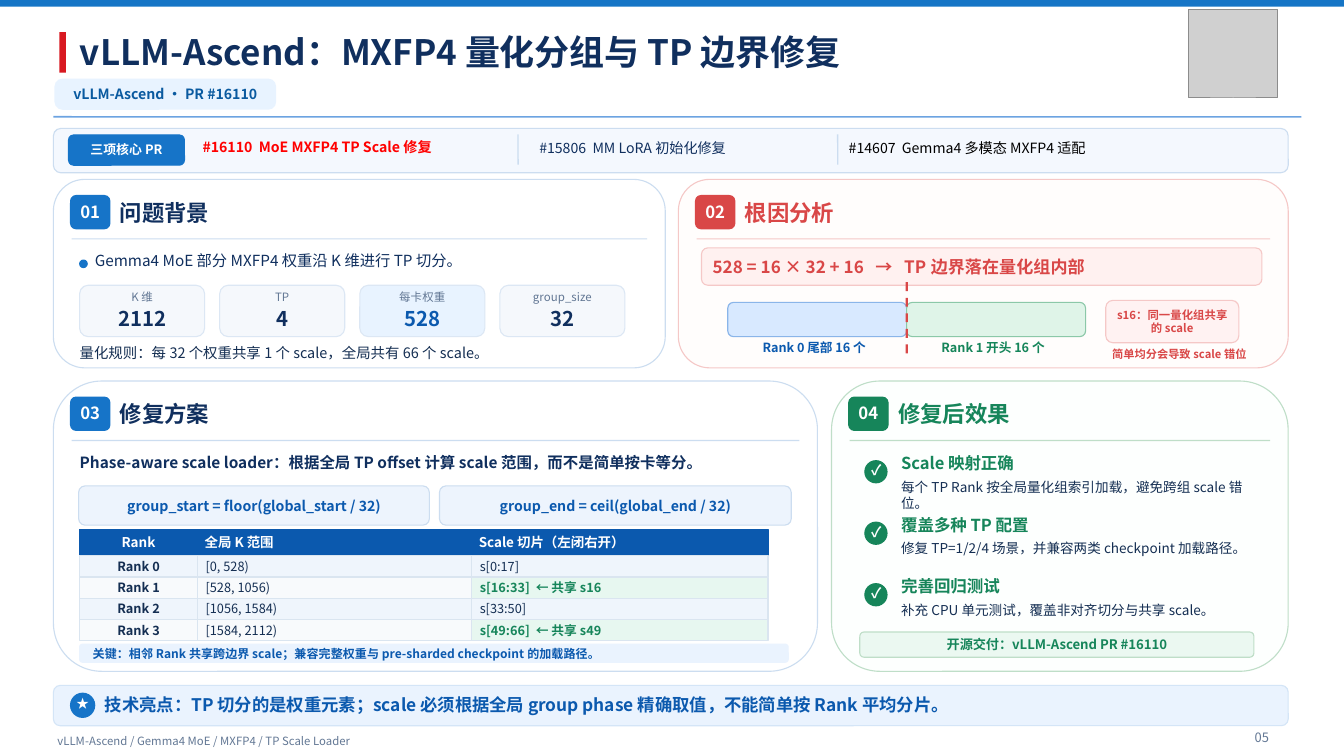
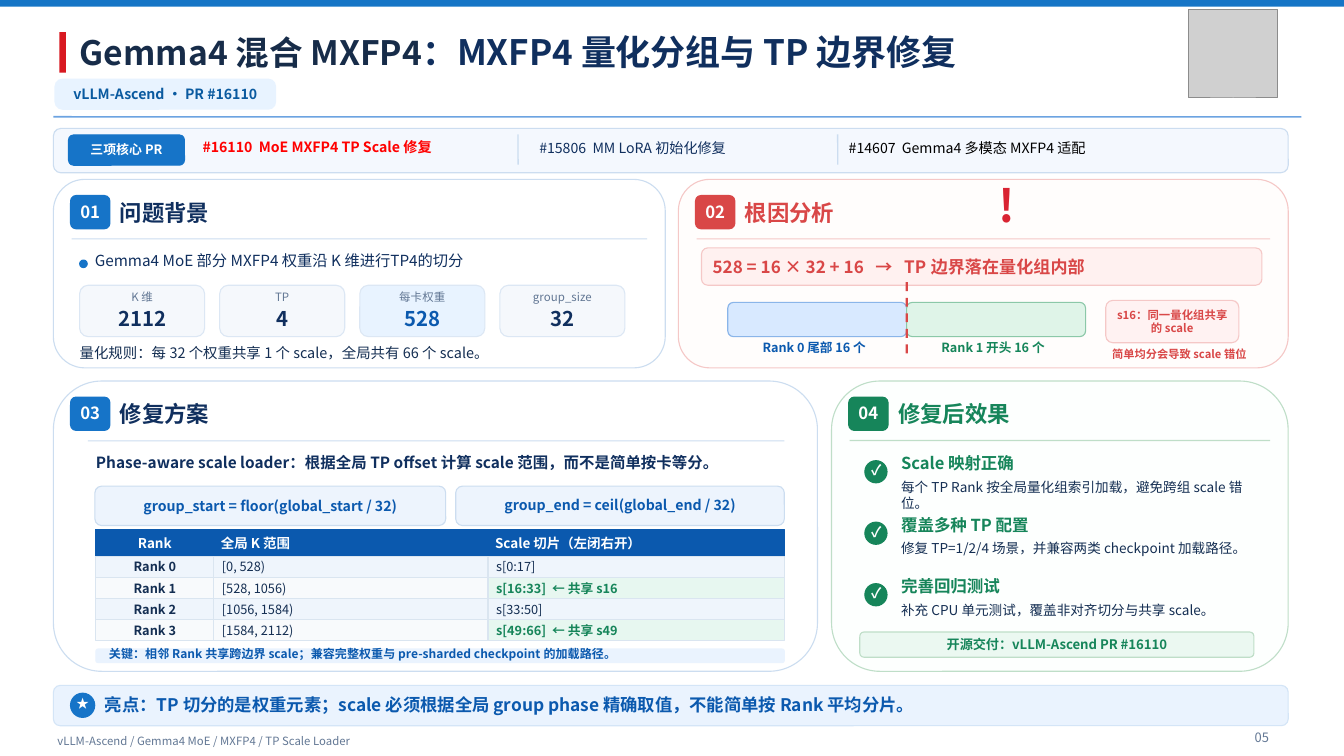
Before and after one commit to yzlbig/Picture-bed, a slide deck: slide 9 of 余志椋介绍 .pptx (slide 6 before the commit). Drawn at 1344x756 pixels with LibreOffice and Linux fonts; fonts in the diff are those of the drawing; grey boxes stand for pictures. Boxes give left, top, right and bottom in pixels: in the first picture for what was removed or moved away, otherwise in the second. Text is boxed around its words. In the diff, an @@ line names an element or a change of style, - is before the commit and + after.

```diff
--- a/余志椋介绍 .pptx
+++ b/余志椋介绍 .pptx
@@ text at box(80, 35, 957, 68): text changed @@
-vLLM-Ascend：MXFP4 量化分组与 TP 边界修复
+Gemma4 混合 MXFP4：MXFP4 量化分组与 TP 边界修复
@@ text added at box(973, 172, 1041, 237), 32 pt, text #D92332, bold @@
+!
@@ text at box(95, 253, 464, 268): text changed @@
-Gemma4 MoE 部分 MXFP4 权重沿 K 维进行 TP 切分。
+Gemma4 MoE 部分 MXFP4 权重沿 K 维进行TP4的切分
@@ line moved from (72, 441) - (800, 441) to (88, 441) - (784, 441) @@
@@ text "group_end = ceil(global_end / 32)": place and size @@
-text "group_end = ceil(global_end / 32)" at box(500, 499, 731, 515)
+text "group_end = ceil(global_end / 32)" at box(504, 498, 736, 514)
@@ rounded rectangle: place and size @@
-rounded rectangle at box(440, 486, 791, 525)
+rounded rectangle at box(456, 486, 784, 525)
@@ 18 texts, 15 rectangles, 1 rounded rectangle: place and size @@
-18 texts, 15 rectangles, 1 rounded rectangle at box(79, 455, 768, 661)
+18 texts, 15 rectangles, 1 rounded rectangle at box(95, 455, 784, 661)
@@ rounded rectangle: place and size @@
-rounded rectangle at box(80, 644, 788, 662)
+rounded rectangle at box(96, 649, 784, 662)
@@ text at box(105, 696, 915, 715): text changed @@
-技术亮点：TP 切分的是权重元素；scale 必须根据全局 group phase 精确取值，不能简单按 Rank 平均分片。
+亮点：TP 切分的是权重元素；scale 必须根据全局 group phase 精确取值，不能简单按 Rank 平均分片。
```
Also in this commit, not shown: 13 other slides changed, 7 slides added.
